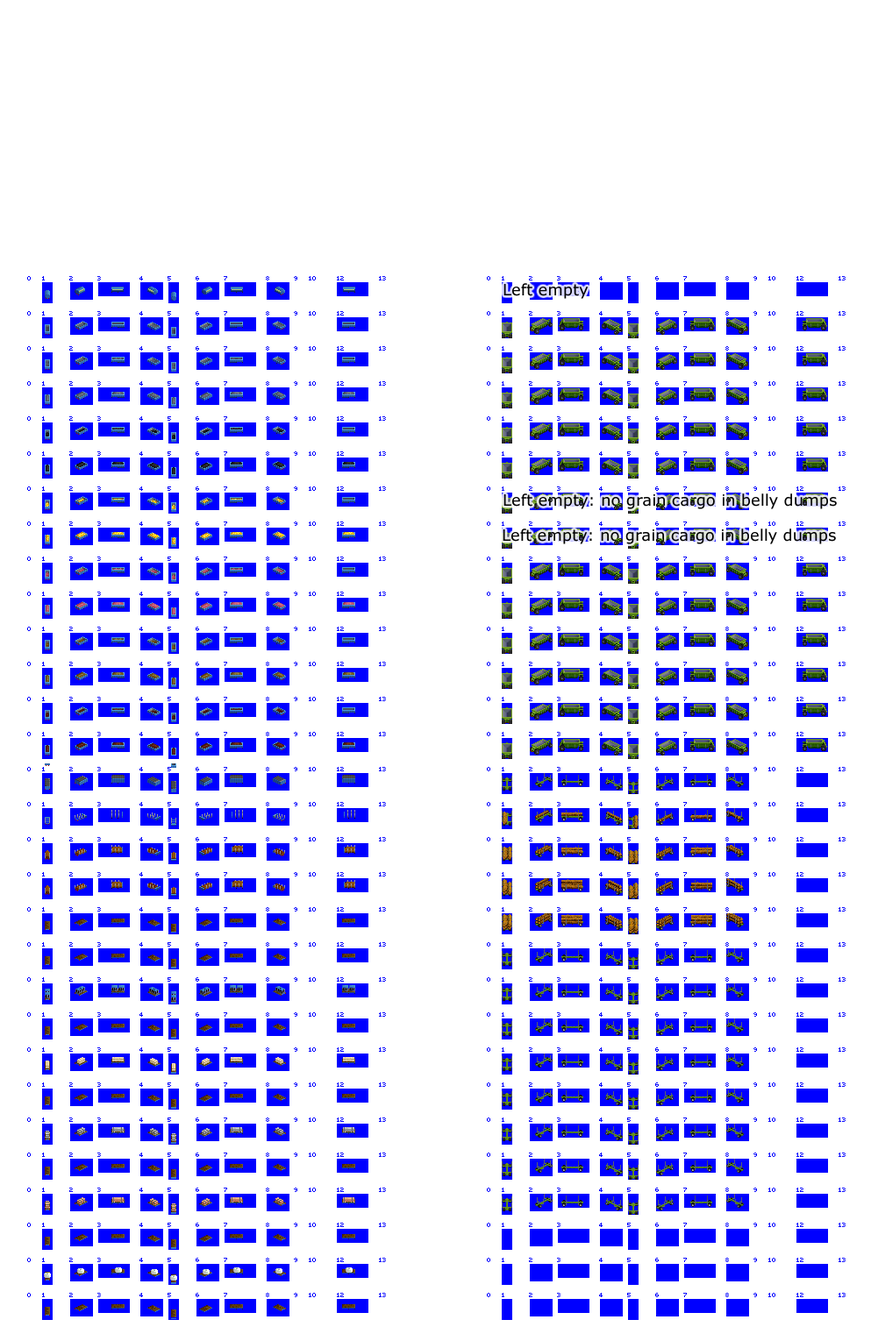
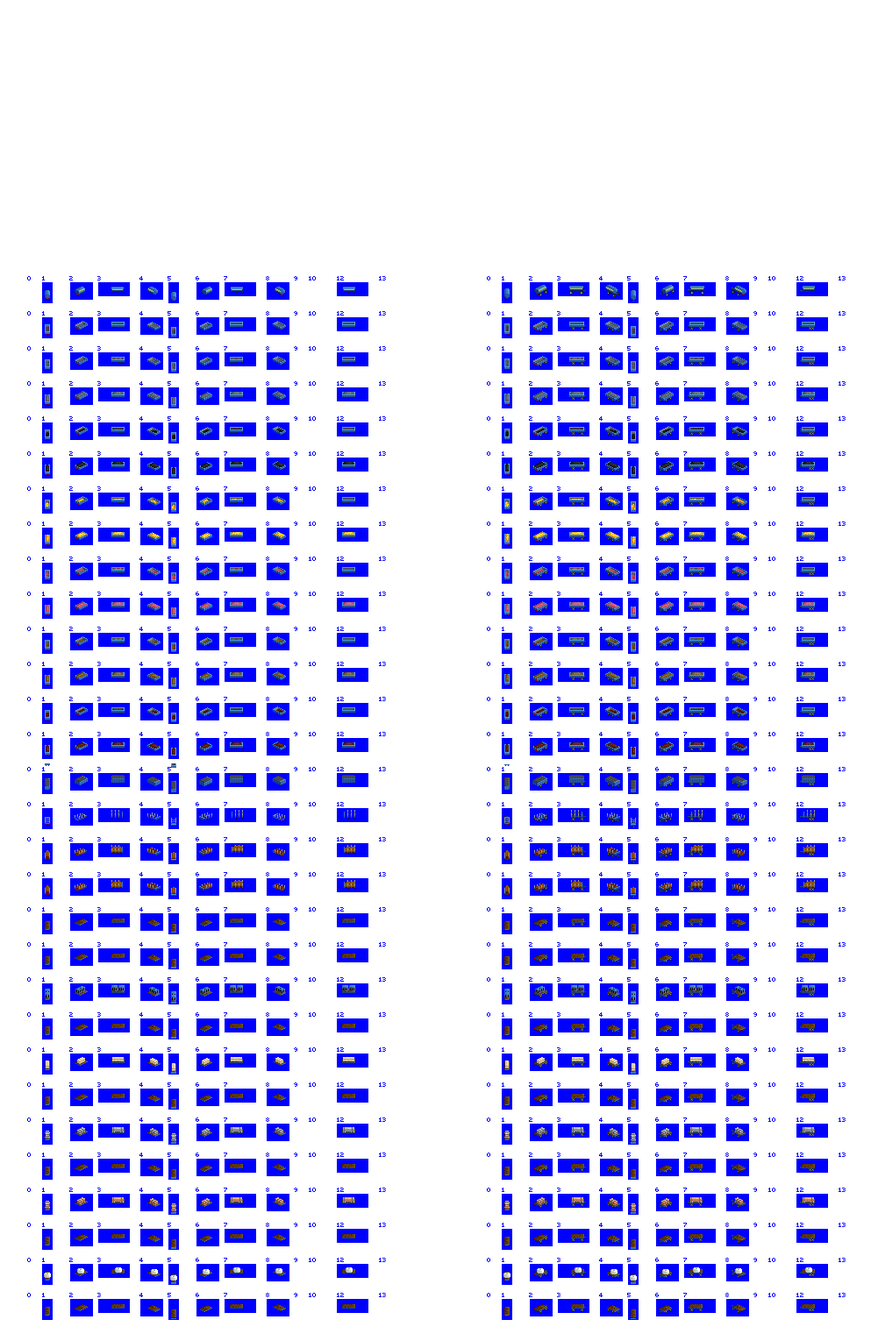
The second 871px x 1341px image is a revision of the first. Changes to its layers:
removed group "Bulldozer Trailer Large" (12 layers) over (x1=501, y1=282, x2=837, y2=1320)
removed group "Log Trailer" (4 layers) from group "Bulldozer Trailer Large" over (x1=501, y1=773, x2=744, y2=1215)
removed layer "stakes" (1st of 2, in "Bulldozer Trailer Large" › "Log Trailer") from group "Log Trailer" over (x1=501, y1=773, x2=742, y2=1212)
removed group "Front wheels" (2 layers) from group "Bulldozer Trailer Large" over (x1=502, y1=321, x2=807, y2=1216)
removed layer "belly dump front wheels" from group "Front wheels" over (x1=547, y1=321, x2=807, y2=760)
added group "large trailers" with 21 layers above "medium trailers" over (x1=501, y1=282, x2=837, y2=1320)
added group "end dump" (1st of 2, in "large trailers") with 2 layers in group "large trailers" over (x1=504, y1=320, x2=815, y2=767)
showed "loads" (1st of 2, in "large trailers" › "end dump"), moved it into group "end dump", painted on it over (x1=502, y1=355, x2=814, y2=755)
removed layer "Belly Dump OLD" from group "Bulldozer Trailer Large" over (x1=501, y1=318, x2=827, y2=760)
removed layer "Zepyhris Guide copy 12" from group "Bulldozer Trailer Large" over (x1=501, y1=282, x2=837, y2=1320)
added layer "EndDump" (1st of 2, in "large trailers" › "end dump") in group "end dump" over (x1=504, y1=320, x2=815, y2=767)
added group "flat deck" (1st of 2, in "large trailers") with 6 layers in group "large trailers" over (x1=503, y1=918, x2=815, y2=1320)
added layer "FlatDeck" (1st of 2, in "large trailers" › "flat deck") in group "flat deck" over (x1=504, y1=918, x2=815, y2=1320)
added layer "chassis two axle old" in group "large trailers" over (x1=504, y1=323, x2=815, y2=1320)
added layer "Zepyhris Guide copy 11" (1st of 2, in "large trailers") in group "large trailers" over (x1=501, y1=282, x2=837, y2=1320)
…and 17 more changes (12 added, 5 removed)
